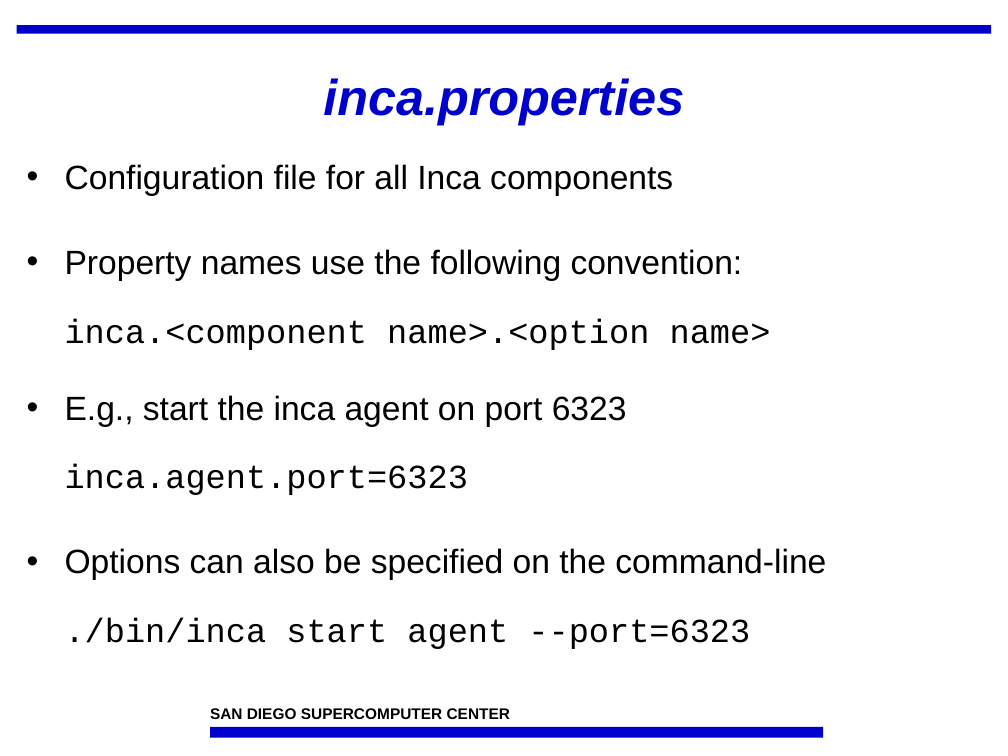
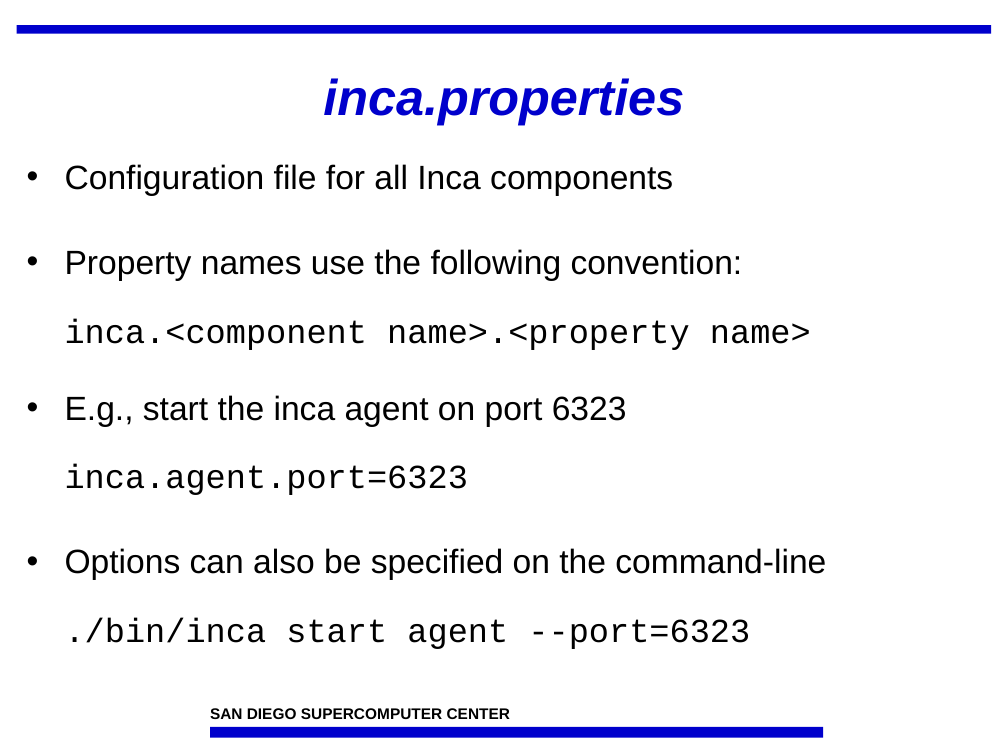
Before and after one commit to IncaProject/inca-xsede, a slide deck: slide 3 of talks/feb-06-workshop/deploy1.ppt (slide 4 before the commit). Drawn at 1008x756 pixels with LibreOffice and Linux fonts; fonts in the diff are those of the drawing; background and template pictures are left out. Boxes give left, top, right and bottom in pixels: in the first picture for what was removed or moved away, otherwise in the second. Text is boxed around its words. In the diff, an @@ line names an element or a change of style, - is before the commit and + after.

```diff
--- a/talks/feb-06-workshop/deploy1.ppt
+++ b/talks/feb-06-workshop/deploy1.ppt
@@ text at (65, 249, 811, 350): text changed @@
-• Property names use the following convention:
-  inca.<component name>.<option name>
+• Property names use the following convention:
+  inca.<component name>.<property name>
```
Also in this commit, not shown: 7 other slides changed, 3 slides added, 18 slides removed.
